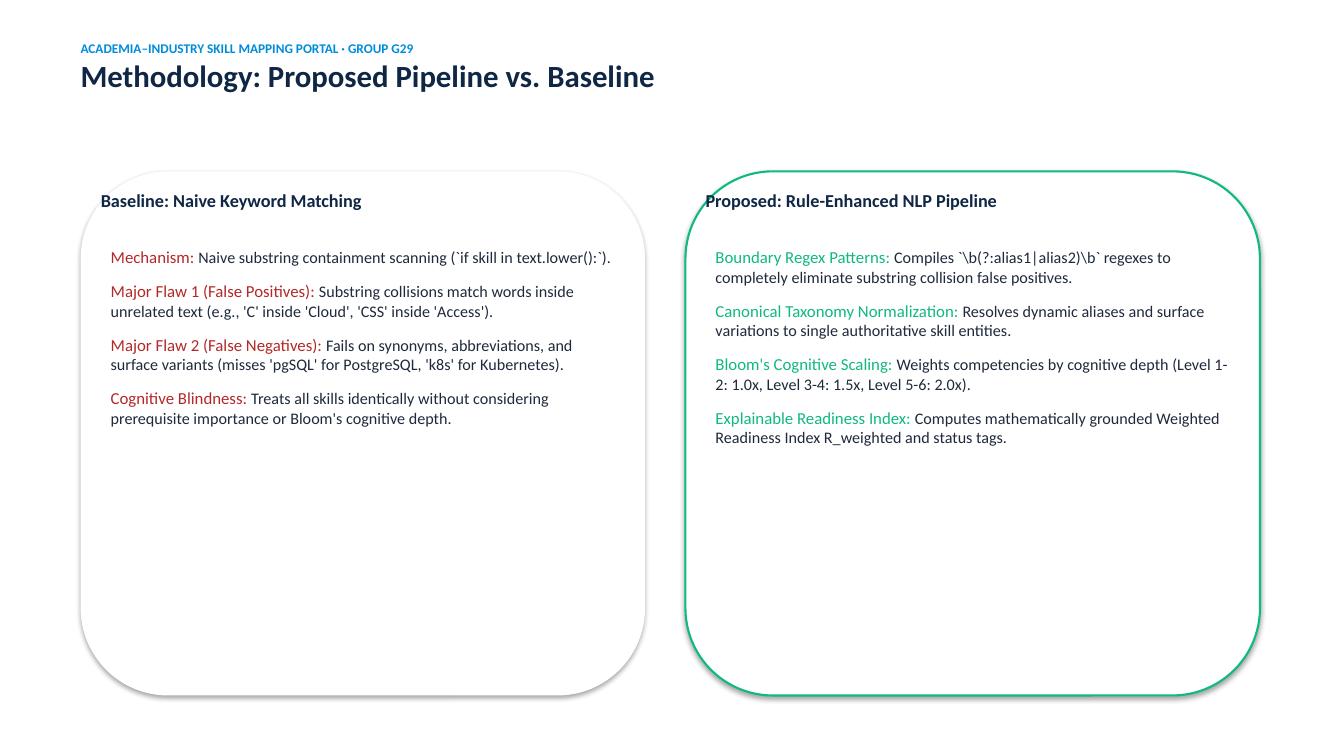
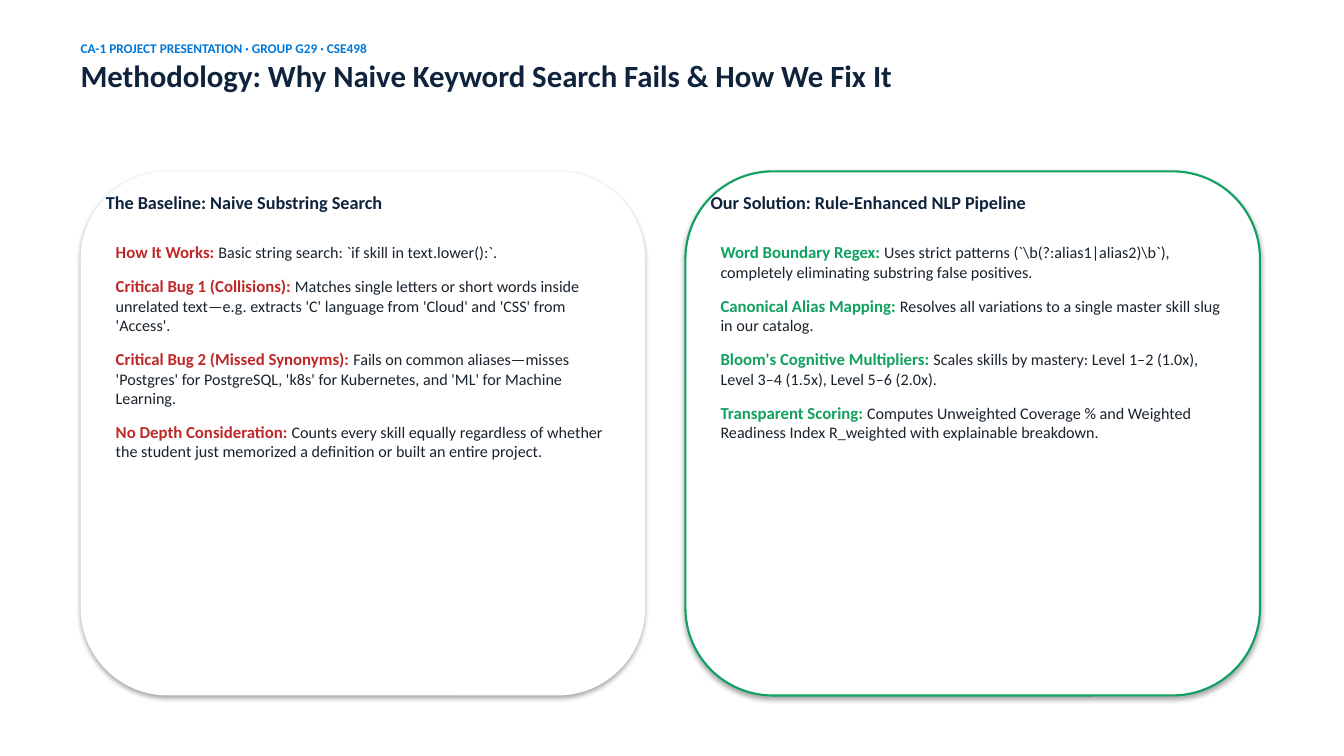
Before and after one commit to Shivam182-21/Academia_Industry_Skill_Mapping_Portal, a slide deck: slide 6 of K3P25_CSE_G29_CA1/presentation/K3P25_CSE_G29_CA1_Slides.pptx. Drawn at 1344x756 pixels with LibreOffice and Linux fonts; fonts in the diff are those of the drawing. Boxes give left, top, right and bottom in pixels: in the first picture for what was removed or moved away, otherwise in the second. Text is boxed around its words. In the diff, an @@ line names an element or a change of style, - is before the commit and + after.

Commit message:
docs: rewrite CA-1 report and presentation in authentic human-written engineering student style

```diff
--- a/K3P25_CSE_G29_CA1/presentation/K3P25_CSE_G29_CA1_Slides.pptx
+++ b/K3P25_CSE_G29_CA1/presentation/K3P25_CSE_G29_CA1_Slides.pptx
@@ text at (x1=81, y1=44, x2=892, y2=93): text changed; size 9.5 to 22 pt; text colour #008CDC to #0F233C @@
-ACADEMIA–INDUSTRY SKILL MAPPING PORTAL · GROUP G29
-Methodology: Proposed Pipeline vs. Baseline
+CA-1 PROJECT PRESENTATION · GROUP G29 · CSE498
+Methodology: Why Naive Keyword Search Fails & How We Fix It
@@ rounded rectangle at (x1=686, y1=171, x2=1260, y2=696): outline #10B981 1.5 pt to #10A05F 1.5 pt @@
@@ text at (x1=106, y1=196, x2=382, y2=212): text changed; text colour #0F2744 to #0F233C @@
-Baseline: Naive Keyword Matching
+The Baseline: Naive Substring Search
@@ text at (x1=711, y1=194, x2=1026, y2=212): text changed; text colour #0F2744 to #0F233C @@
-Proposed: Rule-Enhanced NLP Pipeline
+Our Solution: Rule-Enhanced NLP Pipeline
@@ text at (x1=116, y1=246, x2=602, y2=460): text changed; text colour #1E293B to #19232D @@
-Mechanism: Naive substring containment scanning (`if skill in text.lower():`).
-Major Flaw 1 (False Positives): Substring collisions match words inside unrelated text (e.g., 'C' inside 'Cloud', 'CSS' inside 'Access').
-Major Flaw 2 (False Negatives): Fails on synonyms, abbreviations, and surface variants (misses 'pgSQL' for PostgreSQL, 'k8s' for Kubernetes).
-Cognitive Blindness: Treats all skills identically without considering prerequisite importance or Bloom's cognitive depth.
+How It Works: Basic string search: `if skill in text.lower():`.
+Critical Bug 1 (Collisions): Matches single letters or short words inside unrelated text—e.g. extracts 'C' language from 'Cloud' and 'CSS' from 'Access'.
+Critical Bug 2 (Missed Synonyms): Fails on common aliases—misses 'Postgres' for PostgreSQL, 'k8s' for Kubernetes, and 'ML' for Machine Learning.
+No Depth Consideration: Counts every skill equally regardless of whether the student just memorized a definition or built an entire project.
@@ text at (x1=721, y1=246, x2=1220, y2=441): text changed; text colour #1E293B to #19232D @@
-Boundary Regex Patterns: Compiles `\b(?:alias1|alias2)\b` regexes to completely eliminate substring collision false positives.
-Canonical Taxonomy Normalization: Resolves dynamic aliases and surface variations to single authoritative skill entities.
-Bloom's Cognitive Scaling: Weights competencies by cognitive depth (Level 1-2: 1.0x, Level 3-4: 1.5x, Level 5-6: 2.0x).
-Explainable Readiness Index: Computes mathematically grounded Weighted Readiness Index R_weighted and status tags.
+Word Boundary Regex: Uses strict patterns (`\b(?:alias1|alias2)\b`), completely eliminating substring false positives.
+Canonical Alias Mapping: Resolves all variations to a single master skill slug in our catalog.
+Bloom's Cognitive Multipliers: Scales skills by mastery: Level 1–2 (1.0x), Level 3–4 (1.5x), Level 5–6 (2.0x).
+Transparent Scoring: Computes Unweighted Coverage % and Weighted Readiness Index R_weighted with explainable breakdown.
```
Also in this commit, not shown: 8 other slides changed, 1 slide added, 1 slide removed, 7 other files.
